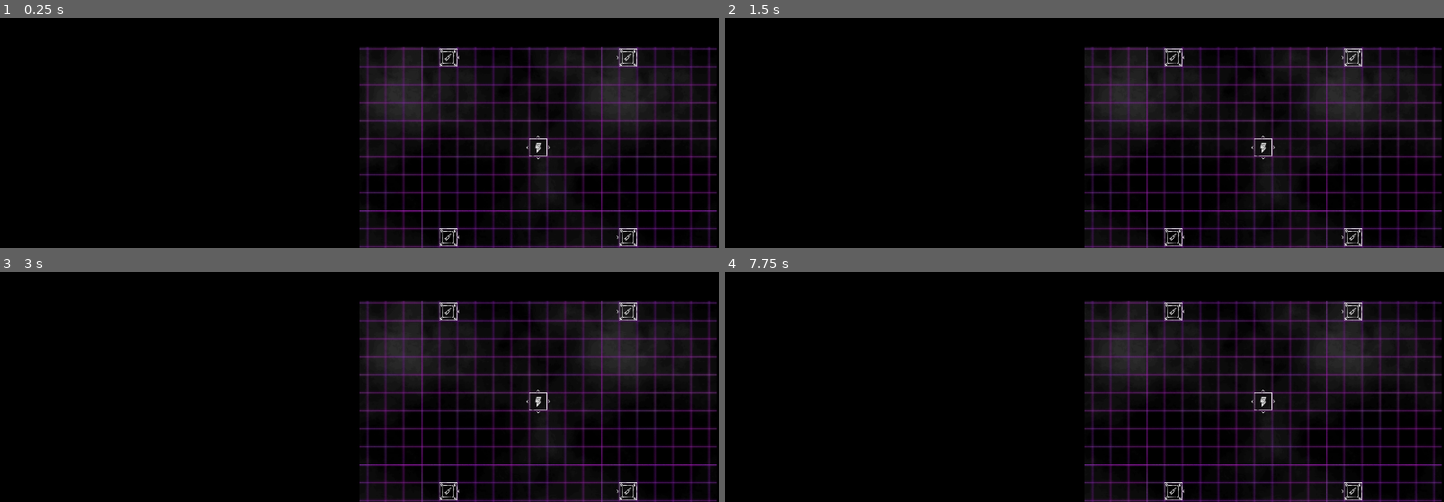
Above: before the commit, frames 1-4 (two rows, left to right).
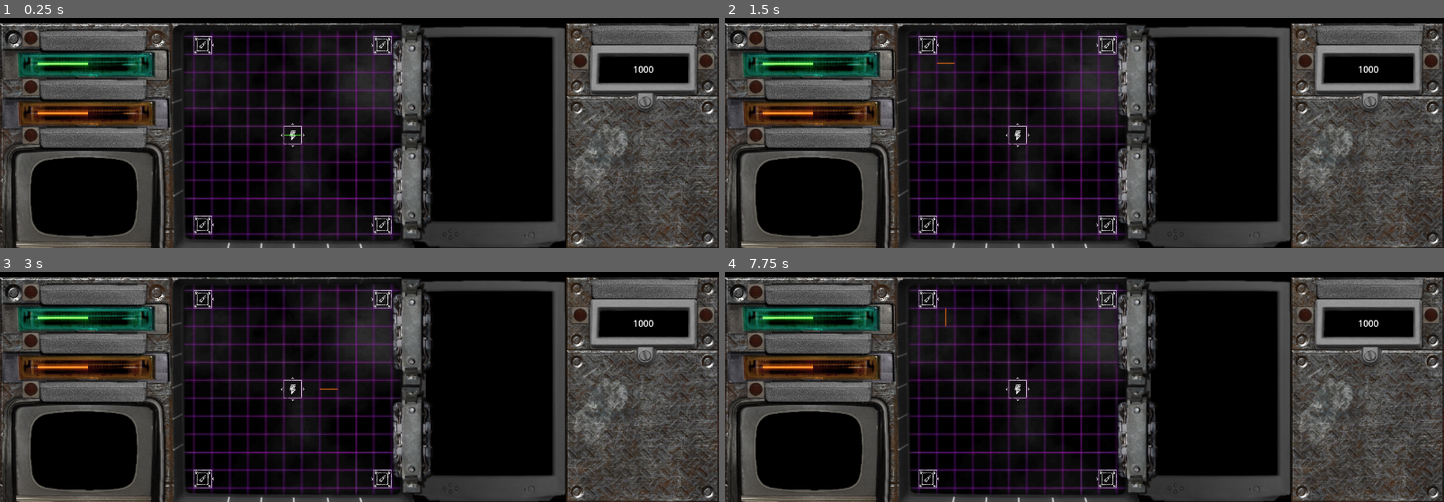
Above: after the commit, the same moments.

Repository: RafeHall/lame_jam
Game: Godot game, scene res://menus/game/game_ui.tscn
The game is run twice, just before and just after one commit, with the same random seed, the same clock (stepped at 60 frames per second) and the same inputs. Before the commit the project starts from res://menus/game_menu/game_menu.tscn.
Inputs (mouse positions are in pixels of both pictures, inside the frame that each line leads up to):
- Up to frame 1 (0.25 s): no input
- Up to frame 2 (1.5 s): tap Enter at 0.5 s; move the mouse to (1242, 24) at 0.52 s; tap E at 0.6 s; tap Q at 0.8, 1.35 s; tap Space at 1.25 s; move the mouse to (940, 66) at 1.27 s
- Up to frame 3 (3 s): tap E at 1.55, 2.1 s; tap Enter at 2 s; move the mouse to (outside the picture) at 2.02 s; tap Q at 2.3, 2.85 s; tap Space at 2.75 s; move the mouse to (323, 380) at 2.77 s
- Up to frame 4 (7.75 s): tap E at 3.05, 3.6, 4.55, 5.1, 6.05, 6.6, 7.55 s; tap Enter at 3.5 s; move the mouse to (1300, 359) at 3.52 s; tap Q at 3.8, 4.35, 5.3, 5.85, 6.8, 7.35 s; tap Space at 4.25 s; move the mouse to (outside the picture) at 4.27 s; move the mouse to (1120, 299) at 5.02 s; move the mouse to (outside the picture) at 5.77 s; move the mouse to (1242, 278) at 6.52 s; move the mouse to (940, 320) at 7.27 s

The runs differ from the first frame. In frame 1, 59% of the frame differs, in the area x 0-100%, y 2-100%; in frame 2, 59%; in frame 3, 59%; in frame 4, 59%.

Commit message:
Initial wire placement for testing

Diff:
--- a/menus/circuit_board/circuit_board.gd
+++ b/menus/circuit_board/circuit_board.gd
@@ -16,6 +16,11 @@
 @onready var _wires: Node2D = $Wires;
 @onready var _ports: Node2D = $Ports;
 @onready var _components: Node2D = $Components;
+
+var _marker: Node = null;
+var _valid_image = preload("res://sprites/player/ui/line2.png");
+var _invalid_image = preload("res://sprites/player/ui/line1.png");
+var _marker_direction: Component.Side = Component.Side.UP;
 
 
 class ComponentTile:
@@ -30,6 +35,15 @@
 		self.node = node;
 
 
+class PortTile:
+	var type: Component.Port;
+	var direction: Component.Side = Component.Side.UP;
+
+	func _init(type: Component.Port, direction: Component.Side) -> void:
+		self.type = type;
+		self.direction = direction;
+
+
 func _ready():
 	const TURRET_OFFSET: int = 5;
 
@@ -40,7 +54,27 @@
 	place_component(Vector2i(-TURRET_OFFSET, -TURRET_OFFSET), components.turret, Component.Side.LEFT);
 	place_component(Vector2i(-TURRET_OFFSET, TURRET_OFFSET), components.turret, Component.Side.LEFT);
 
-#	place_wire();
+	place_wire(Vector2i(0, 1), true, Component.Side.RIGHT);
+
+	_marker = Sprite2D.new();
+	_marker.texture = _valid_image;
+	add_child(_marker);
+
+
+func _input(event: InputEvent) -> void:
+	if event is InputEventMouseMotion:
+		_update_marker();
+	elif event is InputEventKey:
+		if event.pressed:
+			if event.keycode == KEY_E:
+				var new_index = posmod(Component.side_to_index(_marker_direction) + 1, 4);
+				_marker_direction = Component.index_to_side(new_index);
+				_update_marker();
+			elif event.keycode == KEY_Q:
+				var new_index = posmod(Component.side_to_index(_marker_direction) - 1, 4);
+				_marker_direction = Component.index_to_side(new_index);
+				_update_marker();
+
 
 
 func valid_component_placement(coord: Vector2i, component: Component, direction: Component.Side = Component.Side.UP) -> bool:
@@ -69,6 +103,11 @@
 		for i in range(4):
 			var port = ports[i];
 			var offset = port_offsets[i];
+
+			var side = Component.index_to_side(i);
+			var rotation_amount = Component.side_to_index(direction);
+			var port_direction = Component.rotate_side(side, rotation_amount);
+
 			var port_node = null;
 			match port:
 				Component.Port.INPUT:
@@ -81,14 +120,54 @@
 				port_node.rotation = Vector2(offset).angle() + PI / 2.0;
 				_ports.add_child(port_node);
 
-				_get_port_tiles()[coord + offset] = port;
+				var port_tile = PortTile.new(port, port_direction);
+				_get_port_tiles()[coord + offset] = port_tile;
+
+
+func valid_wire_placement(coord: Vector2i, bend: bool, direction: Component.Side) -> bool:
+	if has_component_tile(coord):
+		return false;
+
+	if has_wire(coord):
+		return false;
+
+	if not bend:
+		var valid = false;
+		for side in [Component.Side.UP, Component.Side.DOWN]:
+			var rotated_side = Component.rotate_side(side, Component.side_to_index(direction));
+			var offset = Component.side_offset(rotated_side);
+			if has_wire(coord + offset):
+				valid = true;
+
+			if has_port(coord) and get_port(coord).direction == rotated_side:
+				valid = true;
+
+		if not valid:
+			return false;
+	else:
+		pass;
+#	if has_port(coord):
+#		return true;
+
+#	for side in Component.Side.values():
+#		var offset = Component.side_offset(side);
+#
+#		if has_wire(coord + offset):
+#			return true;
+
+	return true;
+
+
+func place_wire(coord: Vector2i, bend: bool, direction: Component.Side) -> void:
+	if valid_wire_placement(coord, bend, direction):
+		print("Valid");
 
 
 func get_component_tile(coord: Vector2i) -> ComponentTile:
 	return _tiles[COMPONENT_LAYER][coord];
 
 
-func get_port(coord: Vector2i) -> Component.Port:
+func get_port(coord: Vector2i) -> PortTile:
 	return _tiles[PORT_LAYER][coord];
 
 
@@ -112,6 +191,20 @@
 #	pass;
 
 
+func _update_marker() -> void:
+	var mouse_position = get_local_mouse_position();
+
+	var tile_coord = _position_to_coord(mouse_position);
+	var pos = _coord_to_position(tile_coord);
+
+	_marker.position = pos;
+	_marker.rotation = Vector2(Component.side_offset(_marker_direction)).angle();
+	if valid_wire_placement(tile_coord, false, _marker_direction):
+		_marker.texture = _valid_image;
+	else:
+		_marker.texture = _invalid_image;
+
+
 func _get_wire_tiles() -> Dictionary:
 	return _tiles[WIRE_LAYER];
 
@@ -129,4 +222,9 @@
 
 
 func _position_to_coord(pos: Vector2) -> Vector2i:
-	return Vector2i(pos / Vector2(tile_size));
+	var new_pos = pos + Vector2(tile_size) / 2.0;
+
+	var x = int(floor(new_pos.x / float(tile_size.x)));
+	var y = int(floor(new_pos.y / float(tile_size.y)));
+
+	return Vector2i(x, y);
--- a/menus/circuit_board/circuit_board_menu.tscn
+++ b/menus/circuit_board/circuit_board_menu.tscn
@@ -2,20 +2,29 @@
 
 [ext_resource type="PackedScene" uid="uid://ccyu05nqo6vqk" path="res://menus/circuit_board/circuit_board.tscn" id="1_va7nl"]
 
-[node name="CircuitBoardMenu" type="HBoxContainer"]
+[node name="CircuitBoardMenu" type="Control"]
+layout_mode = 3
 anchors_preset = 15
 anchor_right = 1.0
 anchor_bottom = 1.0
 grow_horizontal = 2
 grow_vertical = 2
+size_flags_horizontal = 4
+size_flags_vertical = 4
 
 [node name="SubViewportContainer" type="SubViewportContainer" parent="."]
-layout_mode = 2
+layout_mode = 1
+anchors_preset = 15
+anchor_right = 1.0
+anchor_bottom = 1.0
+grow_horizontal = 2
+grow_vertical = 2
 size_flags_horizontal = 3
 stretch = true
 
 [node name="SubViewport" type="SubViewport" parent="SubViewportContainer"]
 handle_input_locally = false
 size = Vector2i(1280, 720)
+render_target_update_mode = 4
 
 [node name="CircuitBoard" parent="SubViewportContainer/SubViewport" instance=ExtResource("1_va7nl")]
--- a/menus/game/game_ui.tscn
+++ b/menus/game/game_ui.tscn
@@ -1,9 +1,10 @@
-[gd_scene load_steps=5 format=3 uid="uid://d1d4e1f4k8dut"]
+[gd_scene load_steps=6 format=3 uid="uid://d1d4e1f4k8dut"]
 
 [ext_resource type="Texture2D" uid="uid://bcja4p7fvaogx" path="res://sprites/player/ui2/ui_sidethingy.png" id="1_1cd2g"]
 [ext_resource type="Texture2D" uid="uid://bglh7fc6o2vh2" path="res://sprites/player/ui2/ui2.png" id="1_73ijd"]
 [ext_resource type="Texture2D" uid="uid://c52ap14h8eojd" path="res://sprites/player/ui/line2.png" id="2_ds64e"]
 [ext_resource type="Texture2D" uid="uid://d3kxxyocr0grx" path="res://sprites/player/ui/line1.png" id="3_gvafb"]
+[ext_resource type="PackedScene" uid="uid://jjkx153xt7v0" path="res://menus/circuit_board/circuit_board_menu.tscn" id="5_qbnsv"]
 
 [node name="GameUI" type="Control"]
 layout_mode = 3
@@ -16,6 +17,7 @@
 
 [node name="Bottom" type="Control" parent="."]
 layout_mode = 1
+anchors_preset = 7
 anchor_left = 0.5
 anchor_top = 1.0
 anchor_right = 0.5
@@ -23,7 +25,32 @@
 offset_left = -640.0
 offset_top = -400.0
 offset_right = 640.0
+grow_horizontal = 2
 grow_vertical = 0
+
+[node name="RadarContainer" type="Control" parent="Bottom"]
+anchors_preset = 0
+offset_left = 55.0
+offset_top = 238.0
+offset_right = 247.0
+offset_bottom = 380.0
+
+[node name="EditorContainer" type="Control" parent="Bottom"]
+anchors_preset = 0
+offset_left = 327.0
+offset_top = 11.0
+offset_right = 715.0
+offset_bottom = 387.0
+
+[node name="CircuitBoardMenu" parent="Bottom/EditorContainer" instance=ExtResource("5_qbnsv")]
+layout_mode = 1
+
+[node name="ShopContainer" type="Control" parent="Bottom"]
+anchors_preset = 0
+offset_left = 764.0
+offset_top = 25.0
+offset_right = 986.0
+offset_bottom = 352.0
 
 [node name="UiSidethingy" type="Sprite2D" parent="Bottom"]
 modulate = Color(0.32549, 0.32549, 0.32549, 1)
@@ -77,24 +104,3 @@
 text = "1000"
 horizontal_alignment = 1
 vertical_alignment = 1
-
-[node name="RadarContainer" type="Control" parent="Bottom"]
-anchors_preset = 0
-offset_left = 55.0
-offset_top = 238.0
-offset_right = 247.0
-offset_bottom = 380.0
-
-[node name="EditorContainer" type="Control" parent="Bottom"]
-anchors_preset = 0
-offset_left = 327.0
-offset_top = 11.0
-offset_right = 715.0
-offset_bottom = 387.0
-
-[node name="ShopContainer" type="Control" parent="Bottom"]
-anchors_preset = 0
-offset_left = 764.0
-offset_top = 25.0
-offset_right = 986.0
-offset_bottom = 352.0
--- a/menus/game_menu/game_menu.tscn
+++ /dev/null
@@ -1,48 +0,0 @@
-[gd_scene load_steps=3 format=3 uid="uid://bkflb6d4eg5lb"]
-
-[ext_resource type="PackedScene" uid="uid://bns5i1pmnbwyc" path="res://menus/overworld/overworld_menu.tscn" id="1_1bysd"]
-[ext_resource type="PackedScene" uid="uid://jjkx153xt7v0" path="res://menus/circuit_board/circuit_board_menu.tscn" id="1_msuc0"]
-
-[node name="GameMenu" type="Control"]
-layout_mode = 3
-anchors_preset = 15
-anchor_right = 1.0
-anchor_bottom = 1.0
-grow_horizontal = 2
-grow_vertical = 2
-
-[node name="VBoxContainer" type="VBoxContainer" parent="."]
-layout_mode = 1
-anchors_preset = 15
-anchor_right = 1.0
-anchor_bottom = 1.0
-grow_horizontal = 2
-grow_vertical = 2
-
-[node name="OverworldMenu" parent="VBoxContainer" instance=ExtResource("1_1bysd")]
-layout_mode = 2
-size_flags_vertical = 3
-
-[node name="Menu" type="HBoxContainer" parent="VBoxContainer"]
-layout_mode = 2
-size_flags_vertical = 3
-
-[node name="Statistics" type="VBoxContainer" parent="VBoxContainer/Menu"]
-layout_mode = 2
-size_flags_horizontal = 3
-
-[node name="Health" type="TextureProgressBar" parent="VBoxContainer/Menu/Statistics"]
-layout_mode = 2
-
-[node name="Wave" type="TextureProgressBar" parent="VBoxContainer/Menu/Statistics"]
-layout_mode = 2
-
-[node name="Radar" type="Control" parent="VBoxContainer/Menu/Statistics"]
-layout_mode = 2
-
-[node name="CircuitBoardMenu" parent="VBoxContainer/Menu" instance=ExtResource("1_msuc0")]
-layout_mode = 2
-size_flags_horizontal = 3
-
-[node name="Buttons" type="VBoxContainer" parent="VBoxContainer/Menu"]
-layout_mode = 2
--- a/project.godot
+++ b/project.godot
@@ -11,7 +11,7 @@
 [application]
 
 config/name="LameJam"
-run/main_scene="res://menus/game_menu/game_menu.tscn"
+run/main_scene="res://menus/game/game_ui.tscn"
 config/features=PackedStringArray("4.0", "Forward Plus")
 config/icon="res://icon.svg"
 
